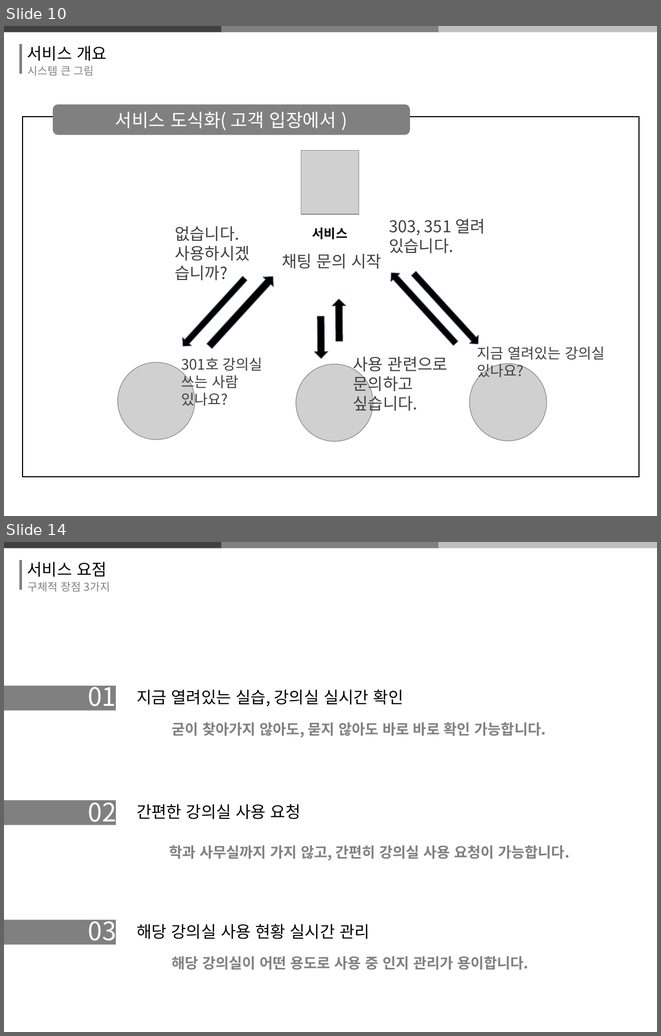
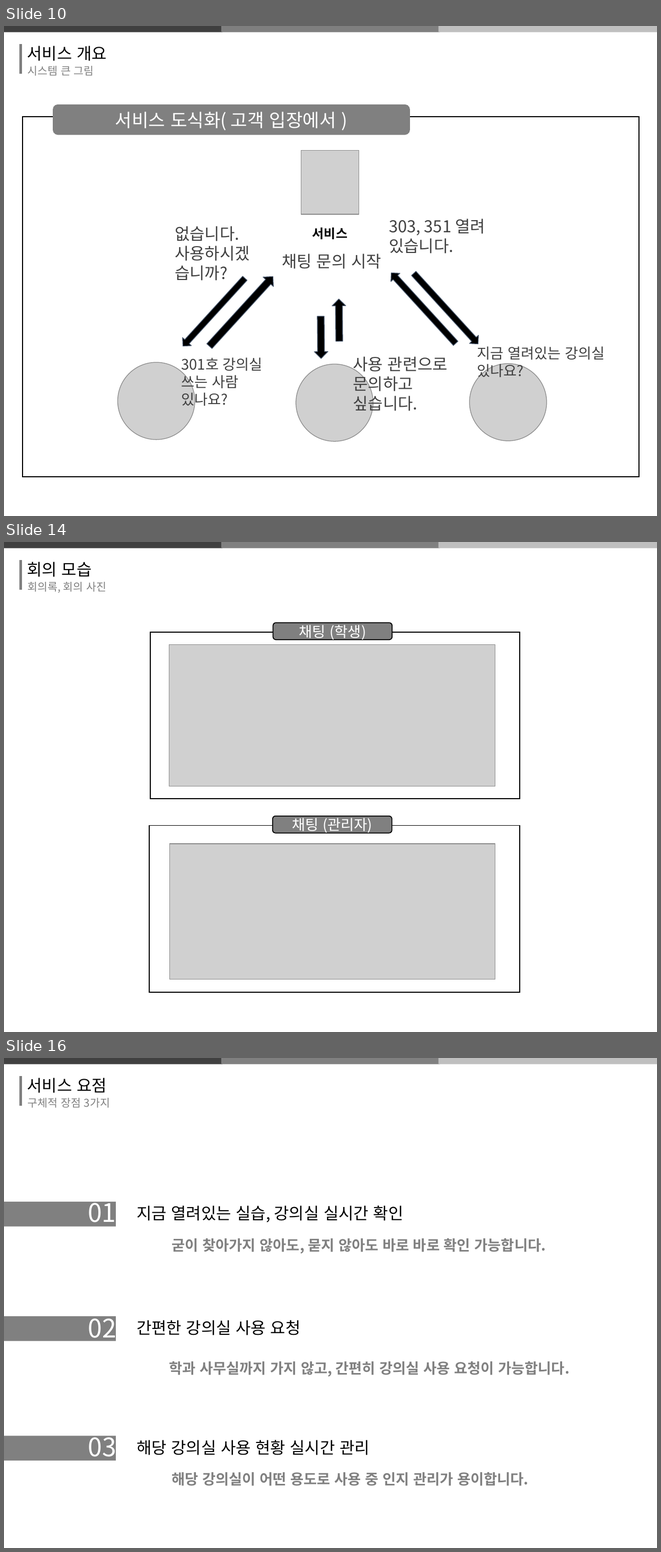
Before and after one commit to thrk941106/2018system_programming, a slide deck: 시프ppt 제작중.pptx. Shown one above the other, each under a label of ours: slides 10 and 14 before the commit, slides 10, 14 and 16 after it; the slides between them are not shown. The pictures are 661x1036 and 661x1552 pixels, drawn with LibreOffice and Linux fonts; fonts in the diff are those of the drawing; grey boxes stand for pictures. Boxes give left, top, right and bottom in pixels: in the first picture for what was removed or moved away, otherwise in the second. Text is boxed around its words. In the diff, an @@ line names an element or a change of style, - is before the commit and + after.

```diff
--- a/시프ppt 제작중.pptx
+++ b/시프ppt 제작중.pptx
@@ slide 14 added at bbox=[4, 542, 657, 1032], background #FFFFFF @@
@@ freeform shape added at bbox=[4, 542, 223, 548], fill #404040 @@
@@ freeform shape added at bbox=[221, 542, 440, 548], fill #808080 @@
@@ freeform shape added at bbox=[438, 542, 657, 548], fill #BFBFBF @@
@@ freeform shape added at bbox=[21, 559, 21, 590], outline #808080 3.14 pt @@
@@ text added at bbox=[27, 562, 92, 577], 18 pt, text #000000 @@
+회의 모습
@@ text added at bbox=[28, 582, 106, 593], 12 pt, text #808080 @@
+회의록, 회의 사진
@@ rectangle added at bbox=[150, 632, 520, 799], outline #000000 1 pt @@
@@ rounded rectangle added at bbox=[273, 623, 392, 640], fill #808080, outline #000000 1 pt, 16 pt, text #FFFFFF @@
+채팅 (학생)
@@ picture added at bbox=[169, 644, 495, 786] @@
@@ rectangle added at bbox=[150, 826, 520, 992], outline #000000 1 pt @@
@@ rounded rectangle added at bbox=[272, 815, 392, 832], fill #808080, outline #000000 1 pt, 16 pt, text #FFFFFF @@
+채팅 (관리자)
@@ picture added at bbox=[169, 844, 494, 979] @@
@@ what was slide 14 is now slide 16 @@
```
Also in this commit, not shown: 4 slides changed, 3 other slides added, 5 slides removed.
